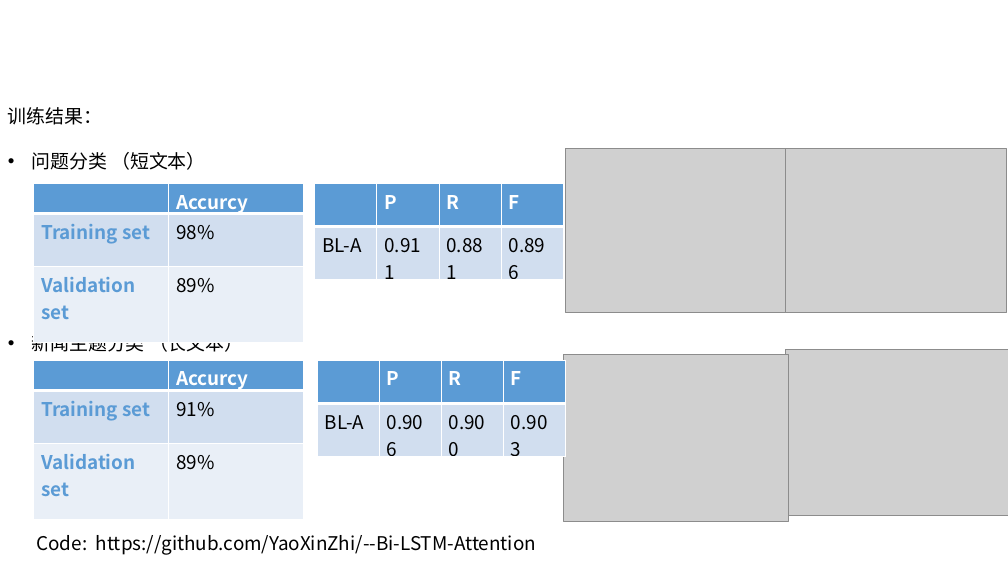
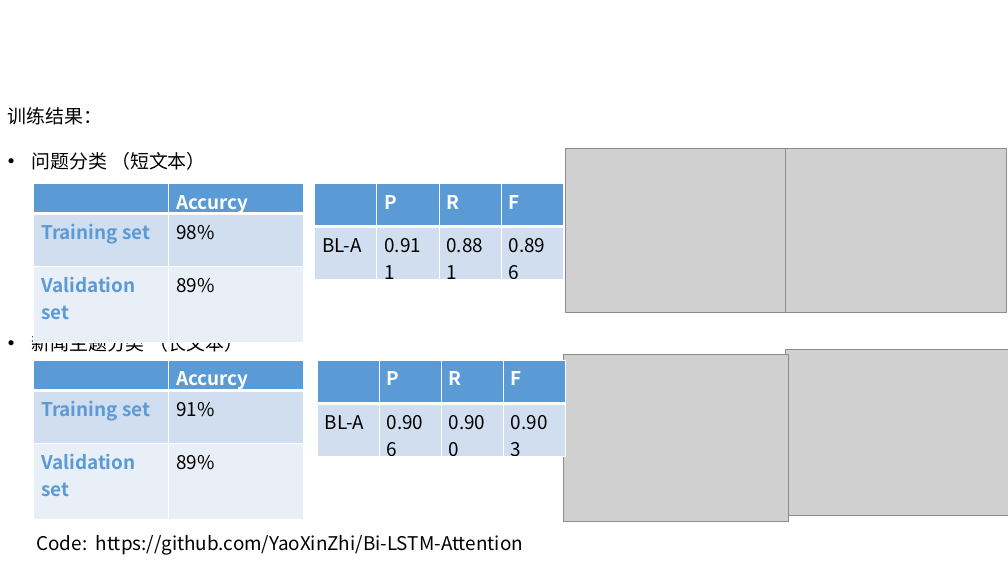
Before and after one commit to YaoXinZhi/Bi-LSTM-Attention, a slide deck: slide 11 of 深度学习课程作业-姚昕智.pptx. Drawn at 1008x567 pixels with LibreOffice and Linux fonts; fonts in the diff are those of the drawing; grey boxes stand for pictures; background and template pictures are left out. Boxes give left, top, right and bottom in pixels: in the first picture for what was removed or moved away, otherwise in the second. Text is boxed around its words. In the diff, an @@ line names an element or a change of style, - is before the commit and + after.

```diff
--- a/深度学习课程作业-姚昕智.pptx
+++ b/深度学习课程作业-姚昕智.pptx
@@ text at [36, 535, 523, 555]: text changed @@
-Code: https://github.com/YaoXinZhi/--Bi-LSTM-Attention
+Code: https://github.com/YaoXinZhi/Bi-LSTM-Attention
```
Also in this commit, not shown: 5 other slides changed.
